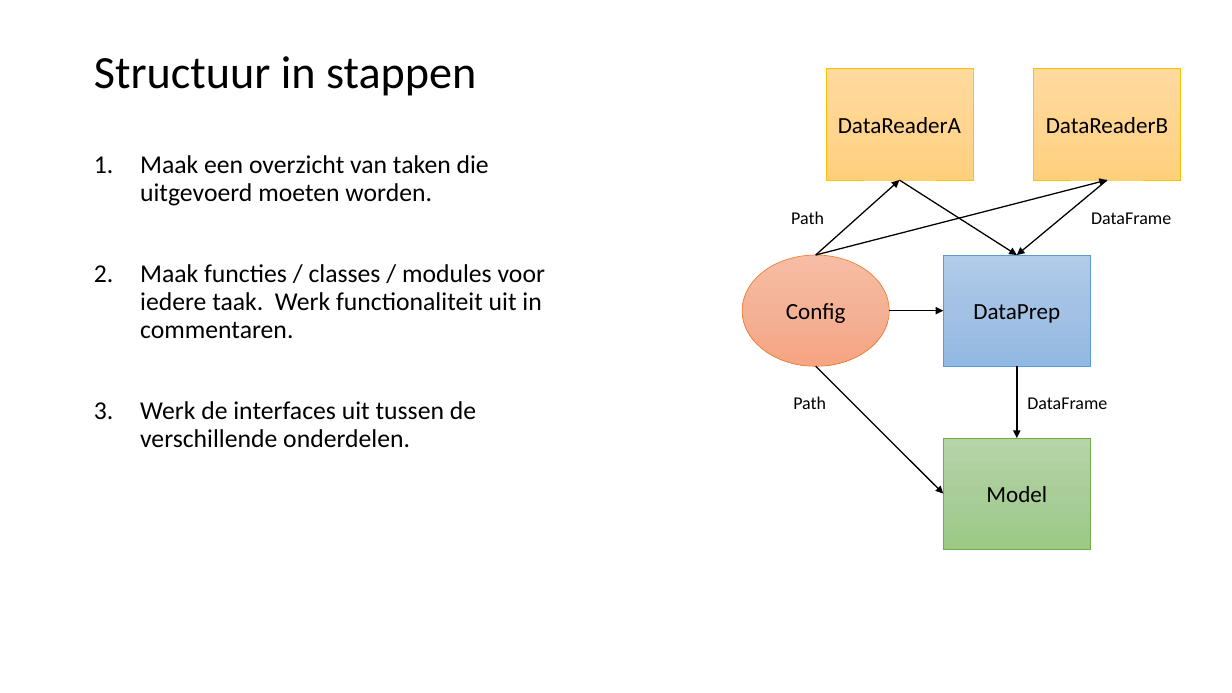
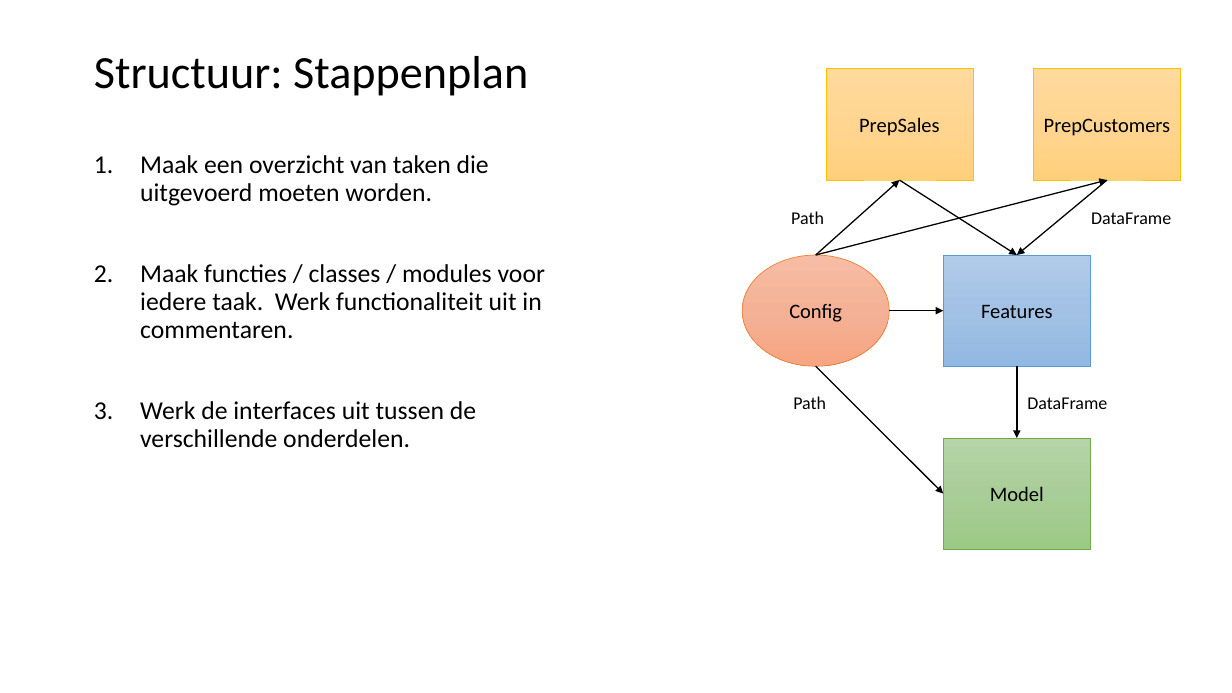
Before and after one commit to LFKoning/knowledge-sharing, a slide deck: slide 13 of python_trainees/2_production_code/python_traineeship_2.pptx (slide 10 before the commit). Drawn at 1232x693 pixels with LibreOffice and Linux fonts; fonts in the diff are those of the drawing. Boxes give left, top, right and bottom in pixels: in the first picture for what was removed or moved away, otherwise in the second. Text is boxed around its words. In the diff, an @@ line names an element or a change of style, - is before the commit and + after.

```diff
--- a/python_trainees/2_production_code/python_traineeship_2.pptx
+++ b/python_trainees/2_production_code/python_traineeship_2.pptx
@@ title at box(94, 56, 528, 96): text changed @@
-Structuur in stappen
+Structuur: Stappenplan
@@ text in rectangle at box(859, 117, 939, 136): text changed; size 18 to 16 pt @@
-DataReaderA
+PrepSales
@@ text in rectangle at box(1044, 118, 1171, 136): text changed; size 18 to 16 pt @@
-DataReaderB
+PrepCustomers
@@ ellipse "Config" at box(742, 255, 889, 366): size 18 to 16 pt @@
@@ text in rectangle at box(981, 305, 1053, 318): text changed; size 18 to 16 pt @@
-DataPrep
+Features
@@ rectangle "Model" at box(944, 438, 1091, 549): size 18 to 16 pt @@
```
Also in this commit, not shown: 25 other slides changed, 5 slides added, 3 slides removed, 15 other files.
